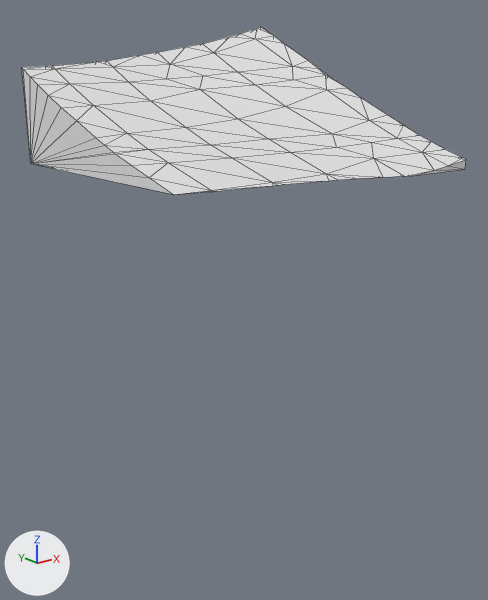
What one commit did to the glTF model assets/terrain/surface_pieces/surf_6_20.glb.
Camera for both pictures: a 50 mm camera at (-84.4, -1.21, -28.79) aimed at (-77.63, 7.25, -32.18). Every picture has the same lights, and +X, +Y and +Z are marked at lower left. The picture after the commit comes second. Mesh edges are drawn as thin lines. Where no turn or scale is listed for an object, it has been applied to the vertices.

In view in the first picture: 'geometry_0'.
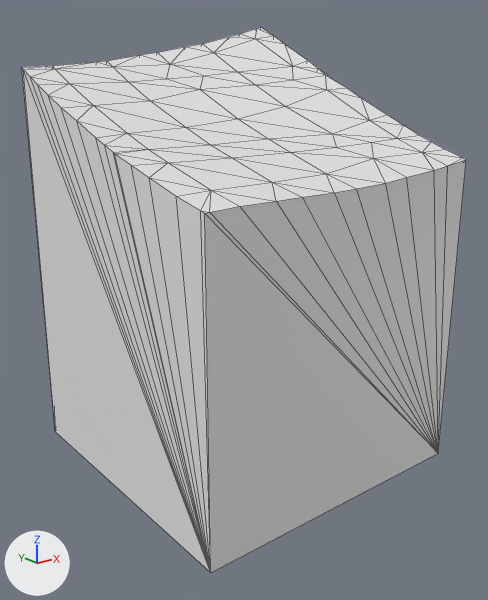
Where the change shows, as pixel boxes [x1, y1, x2, y2] in the pictures (488 x 600 px; the box of a moved part takes in the faces that stretch with it):
'geometry_0', reshaped (225% taller)
    before: [22, 27, 466, 194]
    after: [22, 27, 466, 572]
part 1 of me_geometry_0, moved or reshaped
    before: [22, 68, 466, 194]
    after: [22, 68, 466, 572]

The change in detail:
me_geometry_0 is used by ob_geometry_0; location (0.0, 0.0, 0.0).
me_geometry_0 had 98 vertices, 192 faces and spanned x -80.0..-75.0, y 5.0..10.0, z -30.0..-27.62.
me_geometry_0 now has 95 vertices, 186 faces and spans x -80.0..-75.0, y 5.0..10.0, z -35.0..-27.62.
Part 1, on me_geometry_0:
14 vertices are removed from x -80.0..-75.0, y 5.0..10.0, z -30.0.
76 faces are deleted.
4 vertices move from x -80.0..-76.78, y 5.16..5.63, z -30.0 to x -80.0..-76.9, y 5.0..5.57, z -30.11..-30.02.
11 vertices are added at x -80.0..-75.0, y 5.0..10.0, z -35.0..-30.01.
70 new faces join them.
